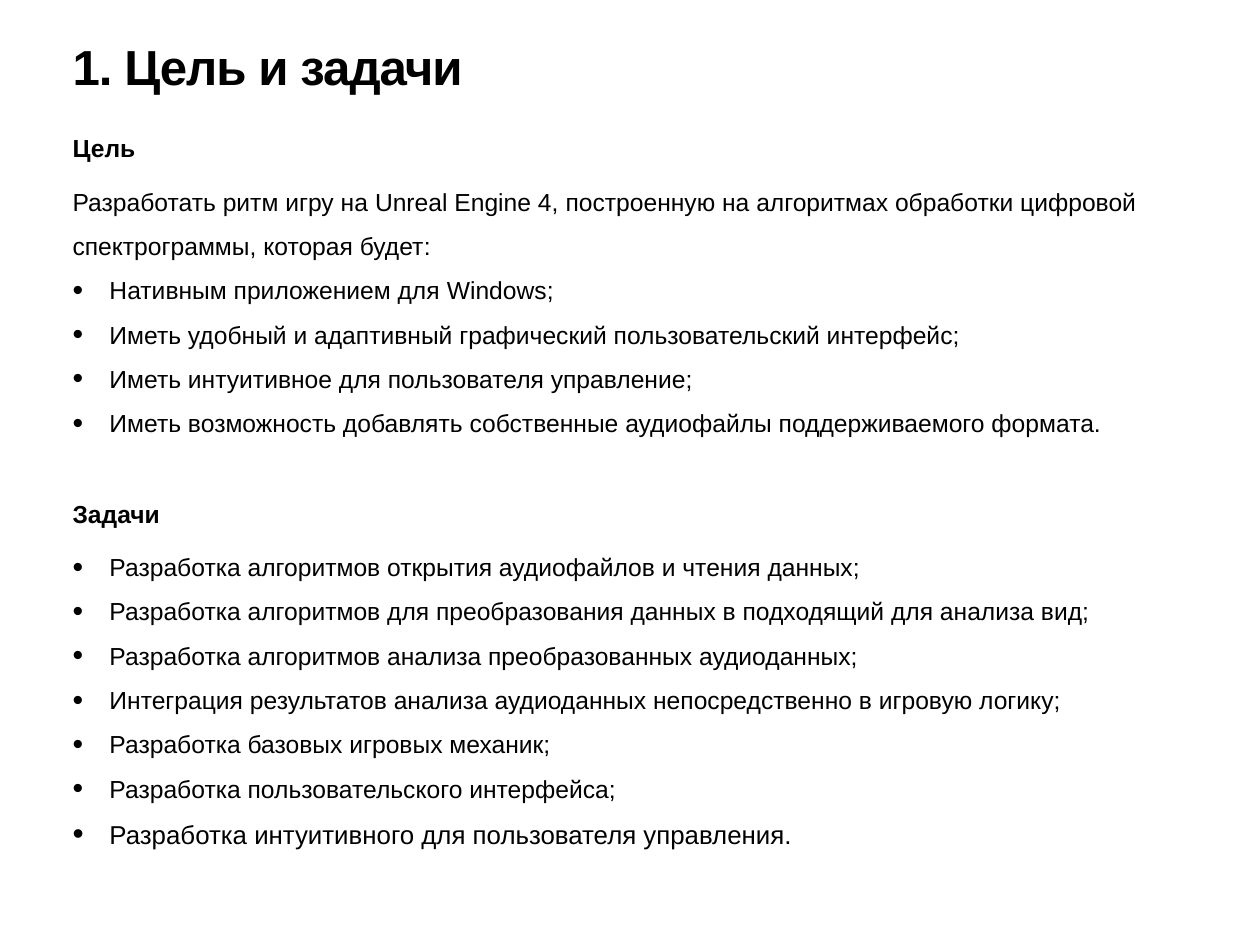
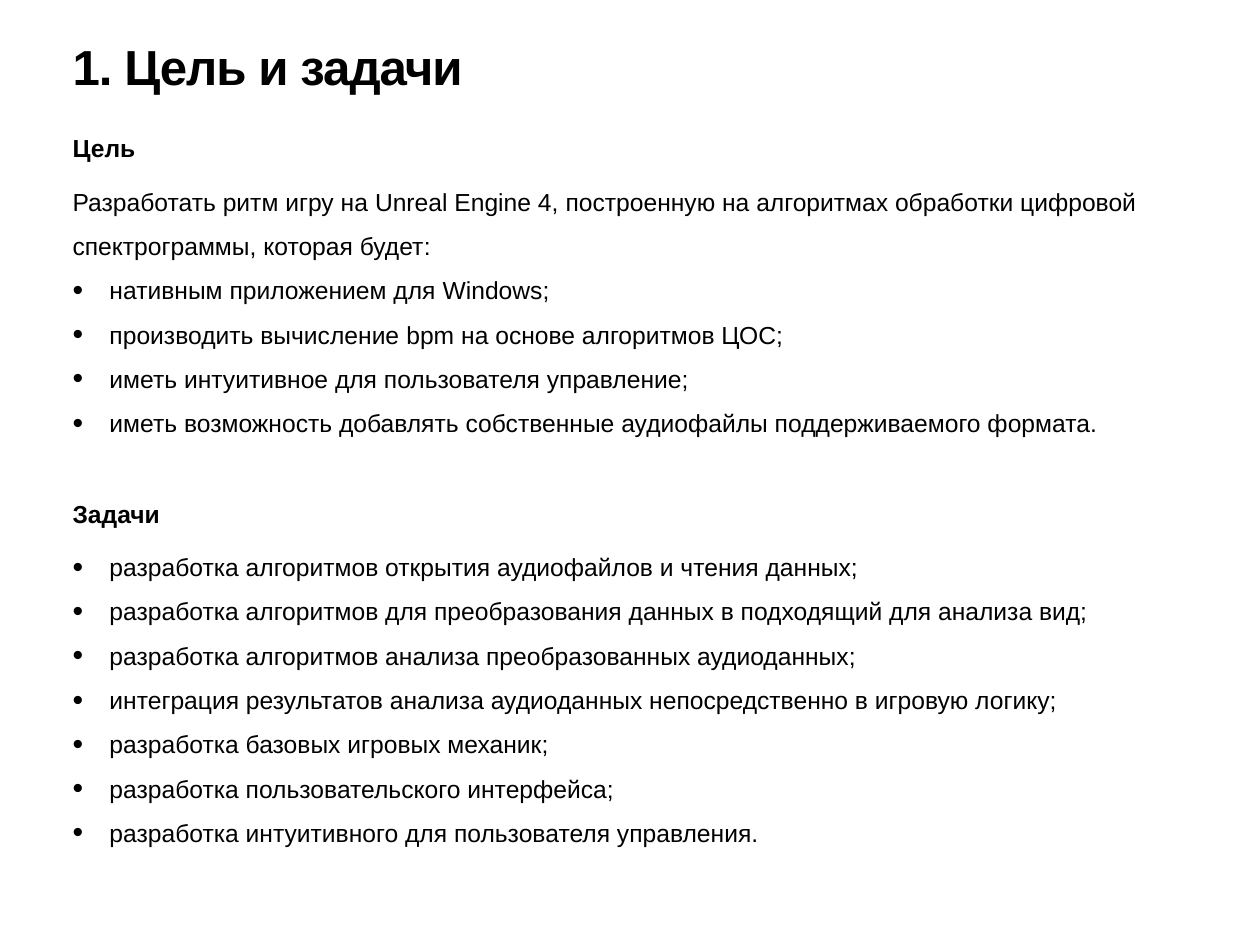
Before and after one commit to AlferGS/Diploma, a slide deck: slide 2 of Row/Плакат Бирюков.pptx. Drawn at 1260x945 pixels with LibreOffice and Linux fonts; fonts in the diff are those of the drawing. Boxes give left, top, right and bottom in pixels: in the first picture for what was removed or moved away, otherwise in the second. Text is boxed around its words. In the diff, an @@ line names an element or a change of style, - is before the commit and + after.

```diff
--- a/Row/Плакат Бирюков.pptx
+++ b/Row/Плакат Бирюков.pptx
@@ text at [109, 281, 1096, 437]: text changed @@
-• Нативным приложением для Windows;
-• Иметь удобный и адаптивный графический пользовательский интерфейс;
-• Иметь интуитивное для пользователя управление;
-• Иметь возможность добавлять собственные аудиофайлы поддерживаемого формата.
+• нативным приложением для Windows;
+• производить вычисление bpm на основе алгоритмов ЦОС;
+• иметь интуитивное для пользователя управление;
+• иметь возможность добавлять собственные аудиофайлы поддерживаемого формата.
@@ text at [109, 557, 1087, 847]: text changed @@
-• Разработка алгоритмов открытия аудиофайлов и чтения данных;
-• Разработка алгоритмов для преобразования данных в подходящий для анализа вид;
-• Разработка алгоритмов анализа преобразованных аудиоданных;
-• Интеграция результатов анализа аудиоданных непосредственно в игровую логику;
-• Разработка базовых игровых механик;
-• Разработка пользовательского интерфейса;
-• Разработка интуитивного для пользователя управления.
+• разработка алгоритмов открытия аудиофайлов и чтения данных;
+• разработка алгоритмов для преобразования данных в подходящий для анализа вид;
+• разработка алгоритмов анализа преобразованных аудиоданных;
+• интеграция результатов анализа аудиоданных непосредственно в игровую логику;
+• разработка базовых игровых механик;
+• разработка пользовательского интерфейса;
+• разработка интуитивного для пользователя управления.
```
Also in this commit, not shown: 2 other slides changed, 6 other files.
